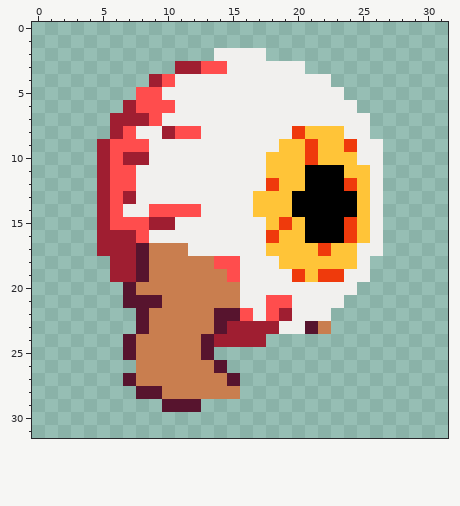
A pixel-art sprite gets an edit: Light Away/Assets/Sprites/Enemies/GroundEnemy/badEye2.png. The picture above was drawn from the file before the commit.
The file is 32x32 pixels.
After:
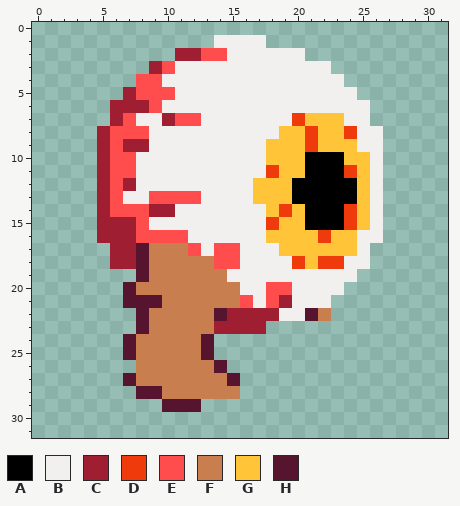
Palette (. is transparent): A #000000  B #f1f0ee  C #9f1e31  D #ef3a0c  E #ff4d4d  F #c97e4f  G #ffc438  H #57142e
The exact change:
@@ x 0..31 @@
  0 ................................
- 1 ................................
- 2 ..............BBBB..............
- 3 ...........CCEEBBBBBB...........
- 4 .........CEBBBBBBBBBBBB.........
- 5 ........EEBBBBBBBBBBBBBB........
- 6 .......CEEEBBBBBBBBBBBBBB.......
- 7 ......CCCEBBBBBBBBBBBBBBBB......
- 8 ......CEBBCEEBBBBBBBDGGGBB......
- 9 .....CEEEBBBBBBBBBBGGDGGDBB.....
-10 .....CECCBBBBBBBBBGGGDGGGBB.....
-11 .....CEEBBBBBBBBBBGGGAAAGGB.....
-12 .....CEEBBBBBBBBBBDGGAAADGB.....
-13 .....CECBBBBBBBBBGGGAAAAAGB.....
-14 .....CEBBEEEEBBBBGGGAAAAAGB.....
-15 .....CEEECCBBBBBBBGDGAAADGB.....
-16 .....CCCEBBBBBBBBBDGGAAADGB.....
-17 .....CCCHFFFBBBBBBGGGGDGGBB.....
-18 ......CCHFFFFFEEBBBGGGGGGB......
-19 ......CCHFFFFFFEBBBBDGDDBB......
-20 .......HFFFFFFFFBBBBBBBBB.......
-21 .......HHHFFFFFFBBEEBBBB........
-22 ........HFFFFFHHEBECBBB.........
-23 ........HFFFFFHCCCCBBHF.........
-24 .......HFFFFFHCCCC..............
+ 1 ..............BBBB..............
+ 2 ...........CCEEBBBBBB...........
+ 3 .........CEBBBBBBBBBBBB.........
+ 4 ........EEBBBBBBBBBBBBBB........
+ 5 .......CEEEBBBBBBBBBBBBBB.......
+ 6 ......CCCEBBBBBBBBBBBBBBBB......
+ 7 ......CEBBCEEBBBBBBBDGGGBB......
+ 8 .....CEEEBBBBBBBBBBGGDGGDBB.....
+ 9 .....CECCBBBBBBBBBGGGDGGGBB.....
+10 .....CEEBBBBBBBBBBGGGAAAGGB.....
+11 .....CEEBBBBBBBBBBDGGAAADGB.....
+12 .....CECBBBBBBBBBGGGAAAAAGB.....
+13 .....CEBBEEEEBBBBGGGAAAAAGB.....
+14 .....CEEECCBBBBBBBGDGAAADGB.....
+15 .....CCCEBBBBBBBBBDGGAAADGB.....
+16 .....CCCEEEEBBBBBBGGGGDGGBB.....
+17 ......CCHFFFEBEEBBBGGGGGGB......
+18 ......CCHFFFFFEEBBBBDGDDBB......
+19 ........HFFFFFFBBBBBBBBBB.......
+20 .......HFFFFFFFFBBEEBBBB........
+21 .......HHHFFFFFFEBECBBB.........
+22 ........HFFFFFHCCCCBBHF.........
+23 ........HFFFFFCCCC..............
+24 .......HFFFFFH..................
 25 .......HFFFFFH..................
Pixel boxes of the changes (left, top, right, bottom) in both pictures:
changed: (97, 35, 383, 347)
